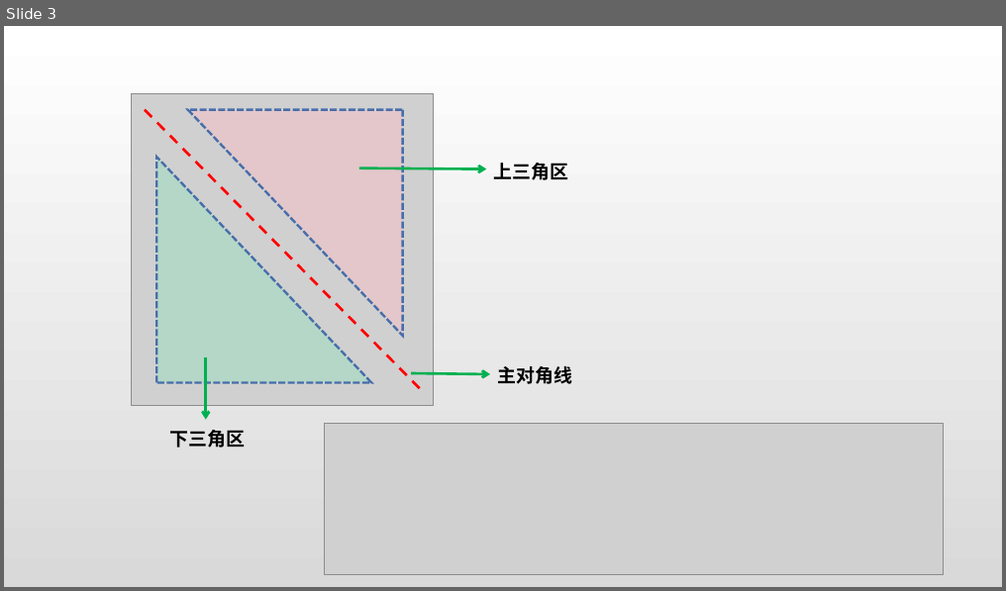
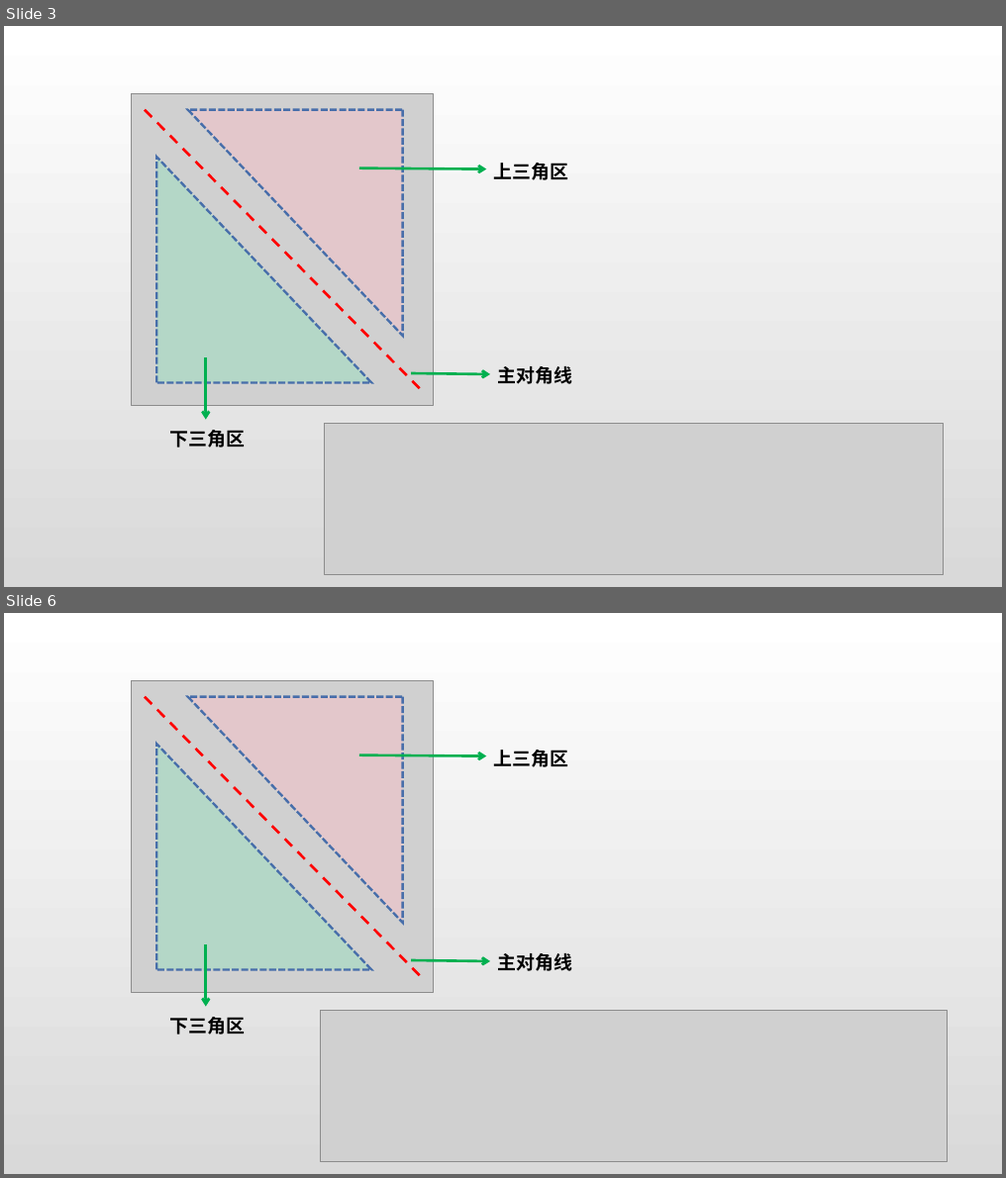
Before and after one commit to jk2020214154/Data_Structure_Code, a slide deck: 第三章 栈、队列和数组/3.4 数组和特殊矩阵/数组与稀疏矩阵.pptx. Shown one above the other, each under a label of ours: slide 3 before the commit, slides 3 and 6 after it; the slides between them are not shown. The pictures are 1006x591 and 1006x1178 pixels, drawn with LibreOffice and Linux fonts; fonts in the diff are those of the drawing; grey boxes stand for pictures. Boxes give left, top, right and bottom in pixels: in the first picture for what was removed or moved away, otherwise in the second. Text is boxed around its words. In the diff, an @@ line names an element or a change of style, - is before the commit and + after.

```diff
--- a/第三章 栈、队列和数组/3.4 数组和特殊矩阵/数组与稀疏矩阵.pptx
+++ b/第三章 栈、队列和数组/3.4 数组和特殊矩阵/数组与稀疏矩阵.pptx
@@ slide 6 added at (4,613,1002,1174), background gradient #FFFFFF to #D9D9D9 @@
@@ group added at (132,681,572,1035): 3 arrows, 3 texts, 2 right triangles, 1 picture, 1 line @@
+主对角线
+上三角区
+下三角区
@@ picture added at (320,1011,947,1162) @@
```
Also in this commit, not shown: 4 other slides added, 9 other files.
